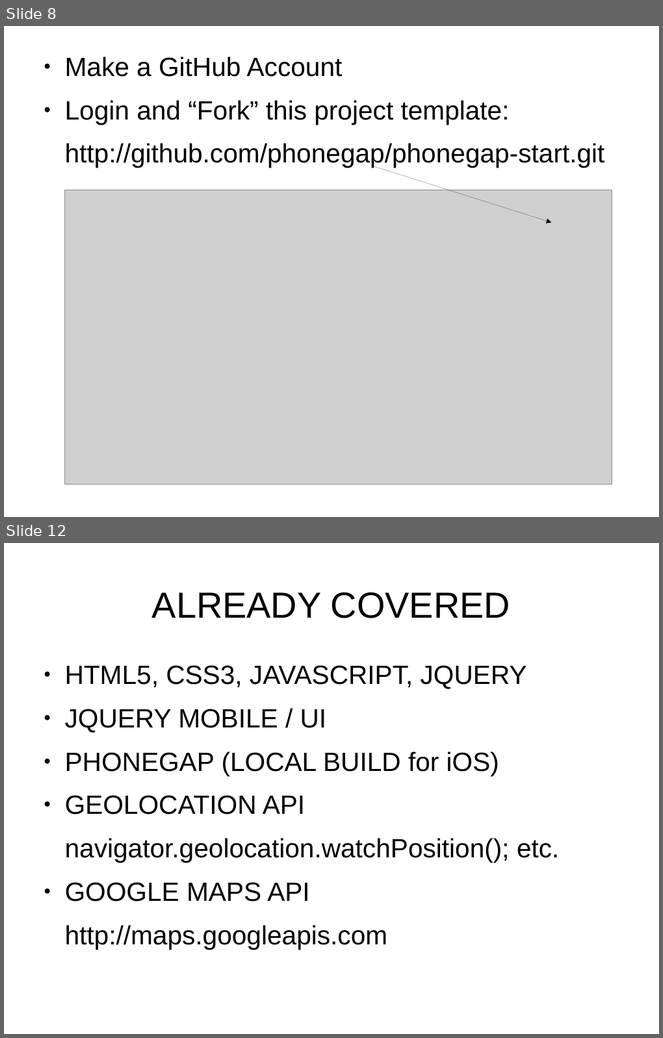
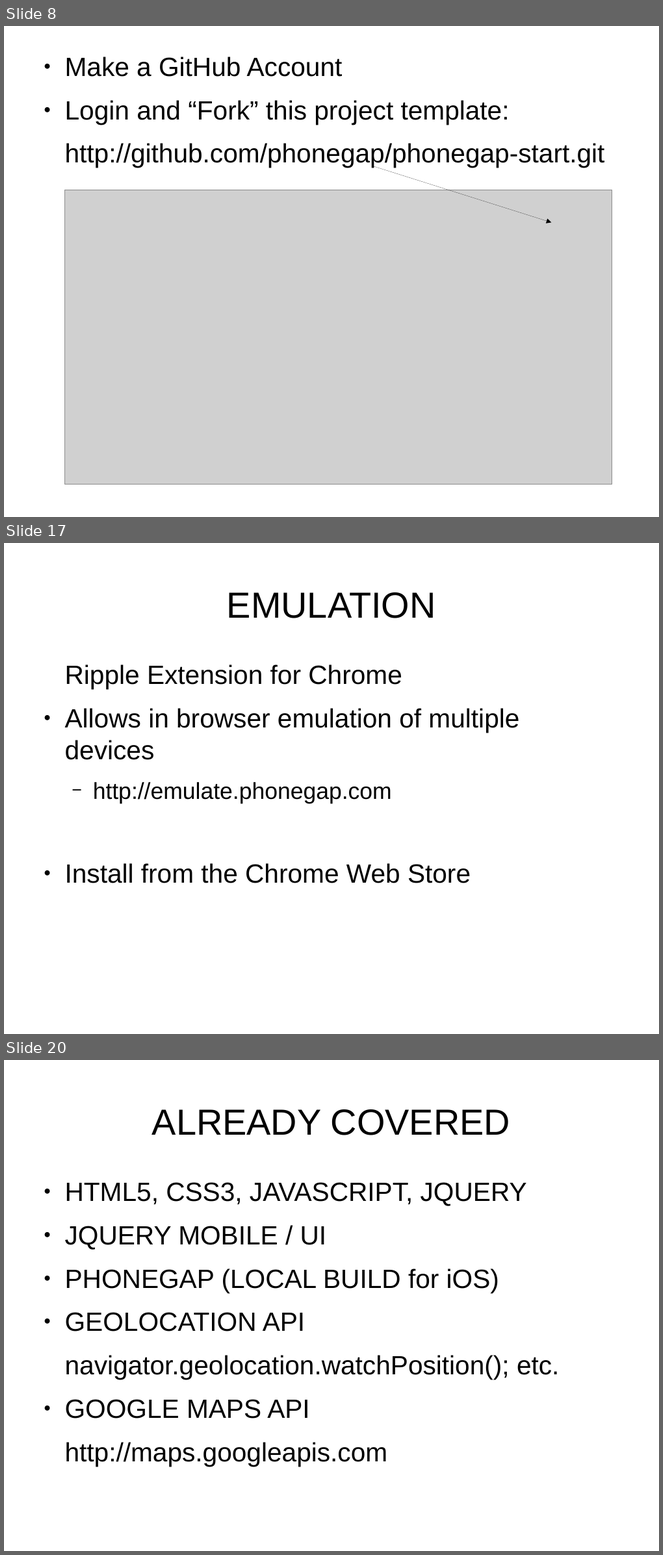
Before and after one commit to fpbu/mobappdev, a slide deck: phonegapbuild_workshop/phonegap_build_slides.odp. Shown one above the other, each under a label of ours: slides 8 and 12 before the commit, slides 8, 17 and 20 after it; the slides between them are not shown. The pictures are 663x1038 and 663x1555 pixels, drawn with LibreOffice and Linux fonts; fonts in the diff are those of the drawing; grey boxes stand for pictures. Boxes give left, top, right and bottom in pixels: in the first picture for what was removed or moved away, otherwise in the second. Text is boxed around its words. In the diff, an @@ line names an element or a change of style, - is before the commit and + after.

```diff
--- a/phonegapbuild_workshop/phonegap_build_slides.odp
+++ b/phonegapbuild_workshop/phonegap_build_slides.odp
@@ slide 17 added at [4,543,659,1034], background #FFFFFF @@
@@ title added at [227,592,436,618], 44 pt, text #000000 @@
+EMULATION
@@ text added at [65,665,519,884], 32 pt, text #000000 @@
+Ripple Extension for Chrome
+● Allows in browser emulation of multiple devices
+  − http://emulate.phonegap.com
+● Install from the Chrome Web Store
@@ what was slide 12 is now slide 20 @@
```
Also in this commit, not shown: 2 slides changed, 20 other slides added, 4 slides removed, 1 other file.
